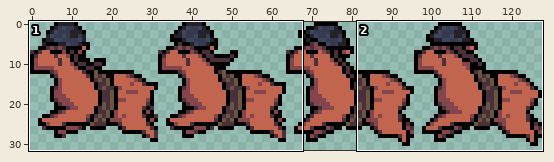
One commit to this sprite sheet: Assets/Sprites/Movement/capibara_jumping.png. The first picture is a wide view before the edit; the outline marks the close-up.
Close-up. First the earlier version:
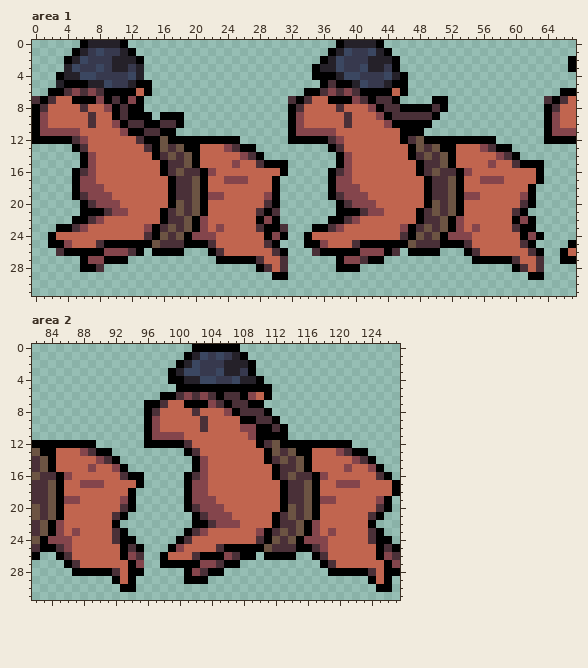
The file is 128x32 pixels. Shown: area 1: x 0..67, y 0..31; area 2: x 82..127, y 0..31.
After the commit:
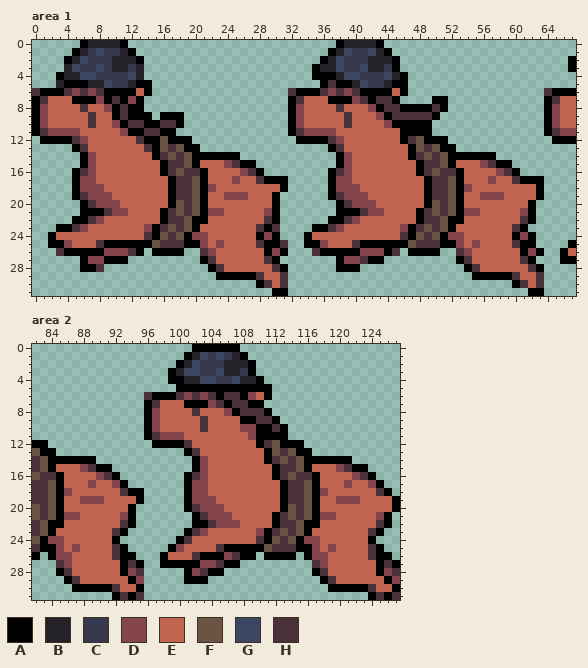
Palette (. is transparent): A #000000  B #252129  C #37394e  D #84454c  E #c1654f  F #6c5443  G #3b4761  H #4a3038
Edits made:
Area 1:
y 6: x 0..1 .. -> HA; x 32..33 .. -> HA; x 64..65 .. -> HA
y 7: x 0..2 HAH -> AHE; x 32..34 HAH -> AHE; x 64..66 HAH -> AHE
y 8: x 1 H -> D; x 33 H -> D; x 65 H -> D
y 11: x 1 D -> H; x 33 D -> H; x 49 . -> A; x 65 D -> H
y 12: x 0 A -> .; x 20..25 AAAAAA -> ......; x 32 A -> .; x 52..57 AAAAAA -> ......; x 64 A -> .
y 13: x 21..27 EEEDHAA -> .......; x 53..59 EEEDHAA -> .......
y 14: x 21..28 EEEEEDHA -> AAAAA...; x 53..60 EEEEEDHA -> AAAAA...
y 15: x 24..31 EDEEHAAA -> DHAA....; x 56..63 EDEEHAAA -> DHAA....
y 16: x 22 D -> E; x 26..31 EEEEEA -> DHA...; x 54 D -> E; x 58..63 EEEEEA -> DHA...
y 17: x 24 D -> E; x 26 D -> E; x 28..29 EE -> HA; x 31 . -> A; x 56 D -> E; x 58 D -> E; x 60..62 EEE -> HAA
y 18: x 22 E -> D; x 30..31 A. -> EA; x 54 E -> D; x 62..63 A. -> EA
y 19: x 22..26 DDEEE -> EEDDD; x 29 D -> E; x 54..58 DDEEE -> EEDDD; x 61..63 DA. -> EEA
y 20: x 29 H -> E; x 61 H -> E
y 21: x 22..23 EE -> DD; x 28..30 HAH -> EDA; x 54..55 EE -> DD; x 60..62 HA. -> EDA
y 22: x 21 D -> A; x 28..29 AD -> EH; x 53 D -> A; x 60..61 AD -> EH
y 23: x 21 D -> E; x 23 D -> E; x 30..31 AH -> H.; x 53 D -> E; x 55 D -> E; x 62 A -> .
y 24: x 22 D -> E; x 28..31 EADA -> ADA.; x 54 D -> E; x 60..63 EADA -> ADA.
y 25: x 21..23 AHE -> DED; x 28..29 EH -> HA; x 31 . -> H; x 53..55 AHE -> DED; x 60..61 EH -> HA
y 26: x 21..23 .AH -> HDE; x 29..30 EH -> AD; x 53..55 .AH -> HDE; x 61..62 EH -> AD
y 27: x 21..31 ..AAAAAHEEH -> AHEEEEEEHA.; x 53..63 ..AAAAAHEEH -> AHEEEEEEHA.
y 28: x 22..31 ......AHEH -> AHEEEEEEHA; x 54..63 ......AHEH -> AHEEEEEEHA
y 29: x 23..31 .......AA -> AAAAAHEEH; x 55..63 .......AA -> AAAAAHEEH
y 30: x 28..31 .... -> AHEH; x 60..63 .... -> AHEH
y 31: x 30..31 .. -> AA; x 62..63 .. -> AA
Area 2:
y 6: x 96..97 .. -> HA
y 7: x 97..98 AH -> HE
y 8: x 97 H -> D
y 11: x 97 D -> H
y 12: x 84..89 AAAAAA -> ......; x 96 A -> .; x 116..121 AAAAAA -> ......
y 13: x 85..91 EEEDHAA -> .......; x 117..123 EEEDHAA -> .......
y 14: x 85..92 EEEEEDHA -> AAAAA...; x 117..124 EEEEEDHA -> AAAAA...
y 15: x 88..93 EDEEDA -> DHAA..; x 120..125 EDEEDA -> DHAA..
y 16: x 86 D -> E; x 90..95 EEEHAA -> DHA...; x 118 D -> E; x 122..126 EEEHA -> DHA..
y 17: x 88 D -> E; x 90 D -> E; x 92..95 EEEA -> DA..; x 120 D -> E; x 122 D -> E; x 124..127 EEEA -> DA..
y 18: x 86 E -> D; x 93 E -> H; x 95 . -> A; x 118 E -> D; x 125..127 EEA -> HA.
y 19: x 86..90 DDEEE -> EEDDD; x 93..95 DA. -> EEA; x 118..122 DDEEE -> EEDDD; x 125..127 DA. -> EEA
y 20: x 93 H -> E; x 125..127 HA. -> EEA
y 21: x 86..87 EE -> DD; x 92..94 HA. -> EDA; x 118..119 EE -> DD; x 124..126 HA. -> EDA
y 22: x 85 D -> A; x 92..94 A.. -> EHA; x 117 D -> A; x 124..126 A.. -> EHA
y 23: x 85 D -> E; x 87 D -> E; x 117 D -> E; x 119 D -> E
y 24: x 86 D -> E; x 92..94 HAA -> A..; x 118 D -> E; x 124..126 HAA -> A..
y 25: x 85..87 HDE -> DED; x 92 E -> H; x 94..95 HA -> ..; x 117..119 HDE -> DED; x 124 E -> H; x 126..127 HA -> ..
y 26: x 84..86 .AH -> ADD; x 92 E -> H; x 94..95 DH -> A.; x 116..118 .AH -> ADD; x 124 E -> H; x 126..127 DH -> A.
y 27: x 85..87 .AH -> HDE; x 93..95 EAD -> AHA; x 117..119 .AH -> HDE; x 125..127 EAD -> AHA
y 28: x 85..95 ..AAAAAHEAA -> AHEEEEEEADH; x 117..127 ..AAAAAHEAA -> AHEEEEEEADH
y 29: x 86..92 ......A -> AHEEEEE; x 95 . -> D; x 118..124 ......A -> AHEEEEE; x 127 . -> D
y 30: x 87..95 ......AA. -> AAAAAHEEA; x 119..127 ......AA. -> AAAAAHEEA
y 31: x 92..95 .... -> AHAH; x 124..127 .... -> AHAH
